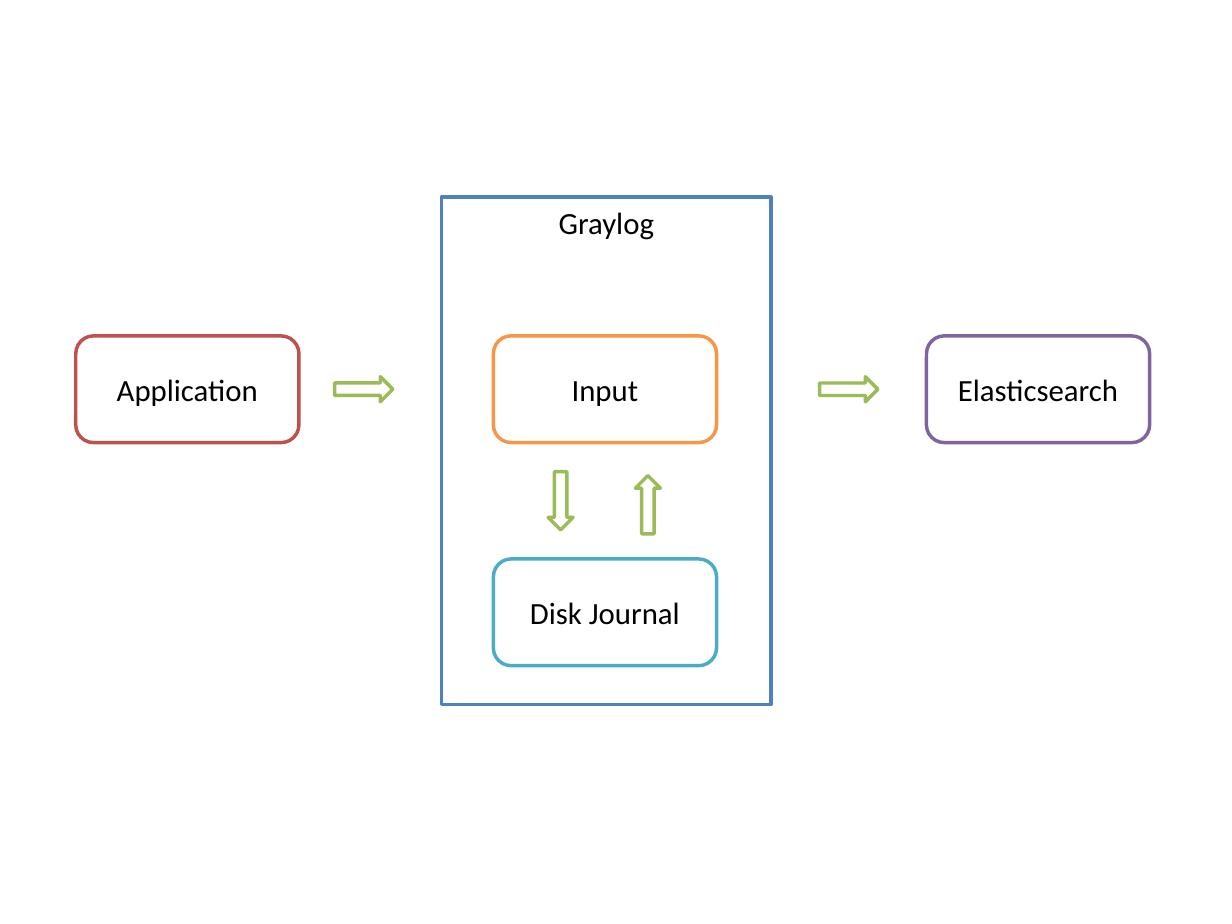
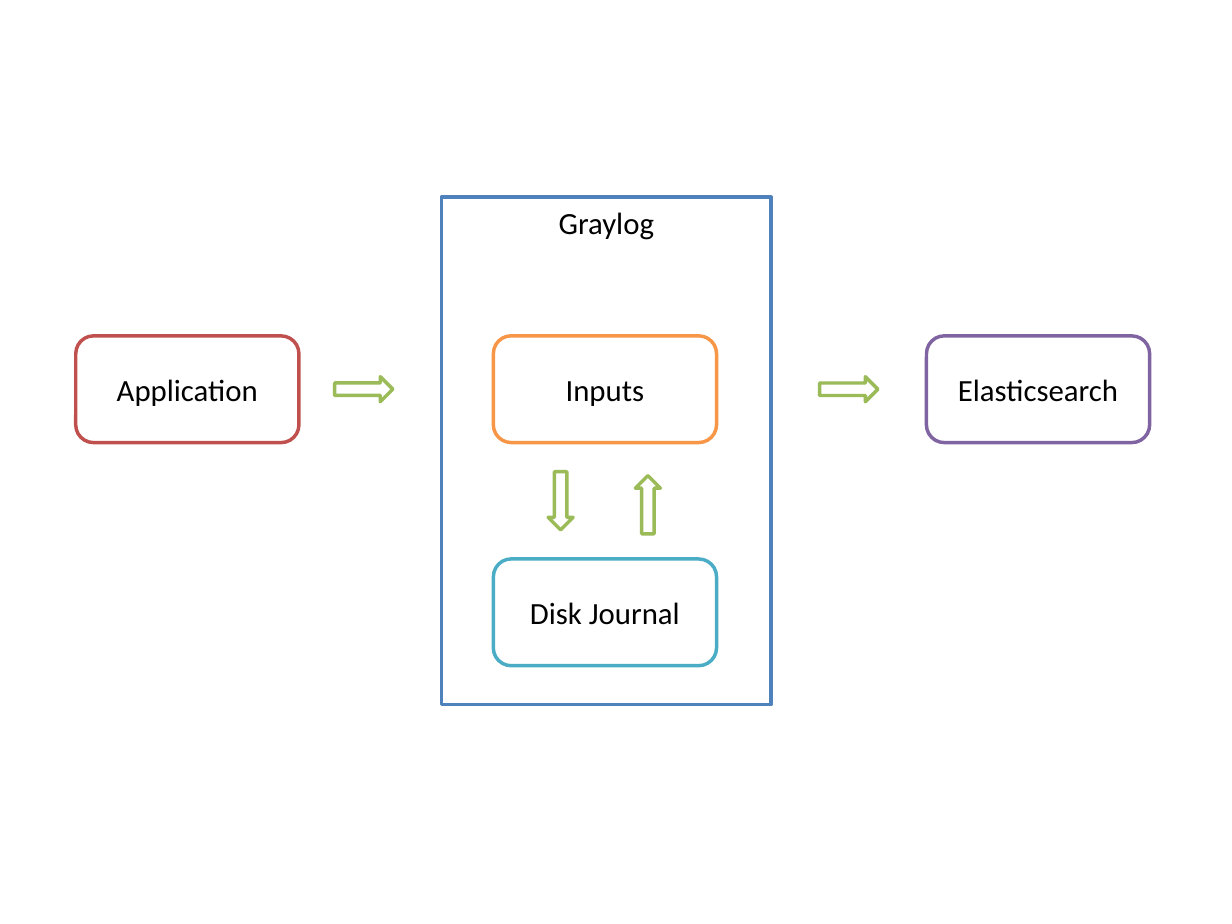
Before and after one commit to gatement/gitpitch_graylog, a slide deck: slide 2 of assets/images/images.pptx. Drawn at 1232x924 pixels with LibreOffice and Linux fonts; fonts in the diff are those of the drawing. Boxes give left, top, right and bottom in pixels: in the first picture for what was removed or moved away, otherwise in the second. Text is boxed around its words. In the diff, an @@ line names an element or a change of style, - is before the commit and + after.

```diff
--- a/assets/images/images.pptx
+++ b/assets/images/images.pptx
@@ text in rounded rectangle at (x1=566, y1=381, x2=645, y2=406): text changed @@
-Input
+Inputs
```
Also in this commit, not shown: 3 other files.
